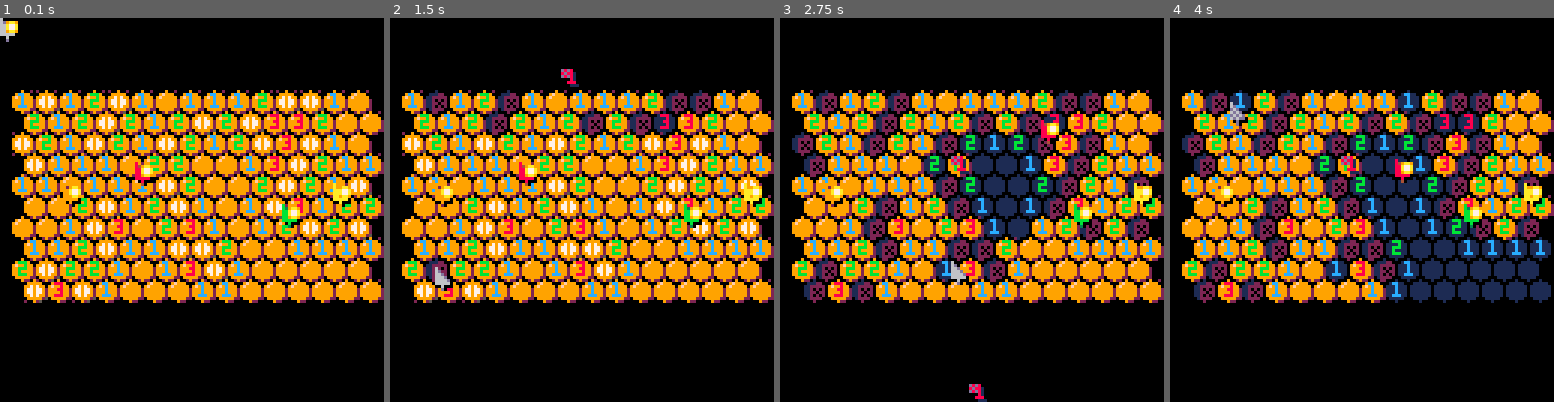
Above: before the commit, frames 1-4 (left to right).
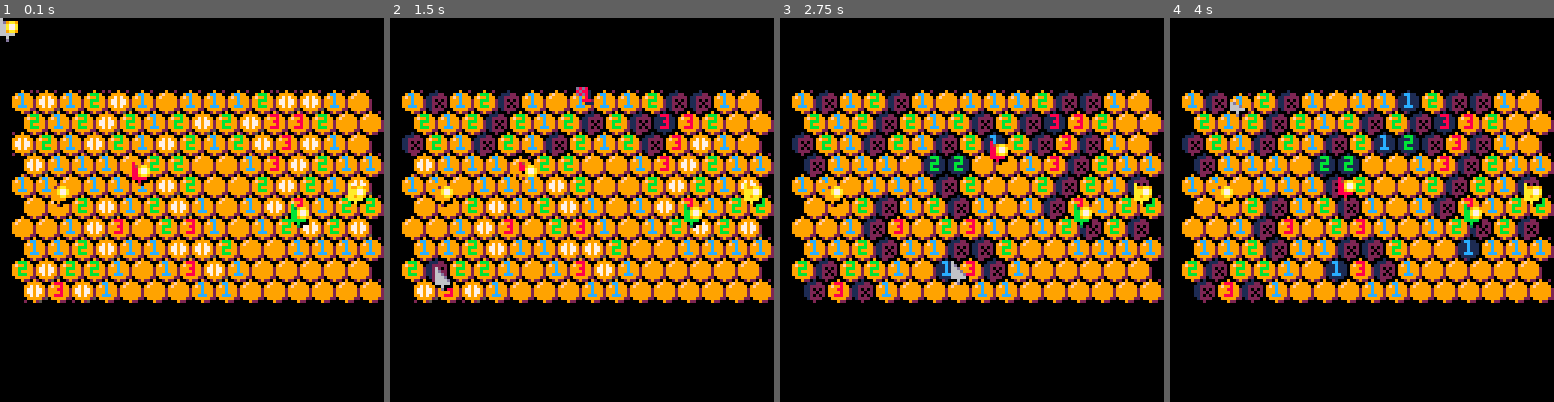
Above: after the commit, the same moments.

Repository: seaspaces27/hivesweeper-p8
Game: PICO-8 cartridge hivesweeper.p8
Two runs of this game, one before a commit and one after it. Both use one fixed random seed, a clock stepped at 60 frames per second and the inputs below.
Inputs (mouse positions are in pixels of both pictures, inside the frame that each line leads up to):
- Up to frame 1 (0.1 s): no input
- Up to frame 2 (1.5 s): tap X (X key) at 0.33, 1.07 s; click (670, 121) at 0.67 s; tap O (Z key) at 0.7 s; click (436, 267) at 1.22 s
- Up to frame 3 (2.75 s): hold Right 1.6-2.1 s; tap O (Z key) at 1.7, 2.1, 2.5 s; click (887, 114) at 1.77 s; tap X (X key) at 1.85 s; hold Up 2.15-2.42 s; click (952, 259) at 2.32 s; hold Right from 2.47 s (still down)
- Up to frame 4 (4 s): click (1404, 106) at 2.87 s; tap O (Z key) at 2.9, 3.3, 3.7 s; tap X (X key) at 2.97 s; release Right at 3.03 s; hold Left 3.08-3.58 s; click (1465, 256) at 3.42 s; hold Down 3.63-3.97 s; click (1231, 102) at 3.97 s

The runs differ from the first frame. In frame 1, 1.1% of the frame differs, in the area x 13-96%, y 37-55%; in frame 2, 1.7%; in frame 3, 4.4%; in frame 4, 10%, in the area x 15-100%, y 18-75%.

Commit message:
primary action happens on button Release instead
60 also fps implemented, tiles now bounce a bit when revealed

Diff:
--- a/hivesweeper.p8
+++ b/hivesweeper.p8
@@ -68,8 +68,10 @@
   plr.prev_hin=plr.hin
   plr.prev_hin=plr.hin
   plr.last_hin=plr.hin
-  plr.a=0plr.b=0plr.ap=0plr.bp=0
+  plr.a=btn(🅾️,plr.pl)plr.b=0plr.ap=0plr.bp=0
+  plr.pressing=nil
   plr.togo=plr.id
+  plr.prev_a=0
   plr.upd=function(s)
    s.hin=tonum(btn(➡️,s.pl))-tonum(btn(⬅️,s.pl))
    s.hinp=tonum(btnp(➡️,s.pl))-tonum(btnp(⬅️,s.pl))
@@ -77,12 +79,15 @@
 	  s.vinp=tonum(btnp(⬇️,s.pl))-tonum(btnp(⬆️,s.pl))
 	  s.prev_hin=s.hin
 	  s.prev_vin=s.vin
+	  plr.prev_a=s.a
 
 	  s.a=btn(🅾️,s.pl)s.b=btn(❎,s.pl)
 	  s.ap=btnp(🅾️,s.pl)s.bp=btnp(❎,s.pl)
 
-	  if s.cooldown==0then
-	   local cl=4
+	  local a_released=(s.prev_a and not s.a)
+	  --if a_released then sfx(20) end
+	  if s.cooldown==0then --move speed
+	   local cl=8
 	  	local adj=neighbours(s.id)
 		 	if s.vin==1 then --down
 		 	 s.togo=transpose(s.id,
@@ -92,7 +97,7 @@
 			 	  (s.last_hin==1and "br")or
 			 	  (s.last_hin==-1and "bl")
 			 	))
-			 	s.cooldown=(s.togo~=s.id)and cl or s.cooldown
+			 	--s.cooldown=(s.togo~=s.id)and cl or s.cooldown
 		 	end
 		 	if s.vin==-1 then --up
 		 	 s.togo=transpose(s.id,
@@ -102,45 +107,70 @@
 			 	  (s.last_hin==1and "tr")or
 			 	  (s.last_hin==-1and "tl")
 			 	))
-			 	s.cooldown=(s.togo~=s.id)and cl or s.cooldown
+			 	--s.cooldown=(s.togo~=s.id)and cl or s.cooldown
 		 	end
 		 	if s.vin==0then--left right
 		 	 s.togo=transpose(s.id,
 		 	  (s.hin==1and "r")or
 		 	  (s.hin==-1and"l")
 		 	 )
-		 	 s.cooldown=(s.togo~=s.id)and cl or s.cooldown
+		 	 --s.cooldown=(s.togo~=s.id)and cl or s.cooldown
 		 	end
 	 	else
 	 	 if(s.cooldown>=1)s.cooldown-=1
 	 	end
+	 	--set cell to pressed
+	 	if s.ap then
+	 	 hives_screen_pos[s.id].pressing=true
+	 	 s.pressing=s.id
+	 	end
+	 	if s.id~=s.togo then --moved
+	 	 local cl=16
+	 	 s.pressing=nil
+	 	 hives_screen_pos[s.id].pressing=nil
+	 	 s.cooldown=(s.togo~=s.id)and cl or s.cooldown
+	 	end
+
+	 	--moved from pressly-set cell
+	 	if s.pressing~=s.id and s.pressing~=nil then
+	 	 --s.pressing=nil
+	 	 --hives_screen_pos[s.id].pressing=nil
+	 	end
 	 	--activate a hidden cell
-	 	if s.ap and flagfield[s.id]==nil then
+	 	if a_released and flagfield[s.id]==nil then
+	 	 s.pressing=nil
+	 	 hives_screen_pos[s.id].pressing=nil
 	 	 if revealed[s.id]==false then
 		 	 if first_call then --first click is safe
 		 	  first_call=false
-		 	  s.first_call=false sfx(12)
-		 	  relocate_bee(s.id)
+		 	  s.first_call=false
+		 	  relocate_bee(s.id)sfx(12)
+		 	 else
+		 	  sfx(13)
 		 	 end
 		 	 local check=mark_hex(s.id,5)
 	  	 check.t=0
 	  	 check:set()
-  	 else--activate neighbours if flags-bee is met
+  	 elseif (s.a or a_released) then--activate neighbours if flags-bee is met
   	  local adj=neighbours(s.id)
   	  local nonflags={}
   	  local flags_near=0
   	  for j=1,#adj do --get flags
   	   if(flagfield[adj[j]]or 0)>0then
   	    flags_near+=1
-  	   else
+  	   elseif revealed[adj[j]]==false then
   	    add(nonflags,adj[j])
   	   end
   	  end
   	  if flags_near==numbers[s.id]then
   	   for j=1,#nonflags do
-  	    local check=mark_hex(nonflags[j],5)
-	  	   check.t=0
-	  	   check:set()
+  	    if a_released then
+	  	    local check=mark_hex(nonflags[j],5)
+		  	   check.t=0
+		  	   check:set()
+	  	   else sfx(3)
+	  	    hives_screen_pos[nonflags[j]].temp_press=true
+	  	   end
   	   end
   	  end
   	 end
@@ -165,15 +195,18 @@
   	end
   	--update last non-zero horizontal input
  	 s.last_hin=s.hin~=0and s.hin or s.last_hin
+	 	s.prev_a=s.a
 
 	 	local cell=hives_screen_pos[s.id]
-	 	s.x+=((cell[1]+3)-s.x)*.4
-	 	s.y+=((cell[2]+3)-s.y)*.7
+	 	s.x+=((cell[1]+3)-s.x)*.35 //.4
+	 	s.y+=((cell[2]+3)-s.y)*.35 //.7
   end
   plr.drw=function(s)
    pal(6,cols[s.c])
    pal(13,cols_shade[s.c])
-   spr(17,s.x,s.y)
+   local id=17
+   if(s.pressing~=nil)id=18
+   spr(id,s.x,s.y)
    color(cols[s.c])
    if s.first_call==true then
     spr(33,s.x,s.y)
@@ -236,23 +269,28 @@
  sfx(4)
 end
 
-function _update()
+function _update60()
  --update mouse
+ pm=mheld prm=mreld
  mx=stat(32)my=stat(33)
  if(mpressed)then mpressed=false
  else if stat(34)==1 and mheld~=1 then
   mpressed=true
   end
  end
- mheld=stat(34)
+ mheld=stat(34)==1
+ a_released=(pm and not mheld)
 
  if(mressed)then mressed=false
- else if stat(34)==2 and mreld~=2 then
+ else if stat(34)==2 and not prm then
   mressed=true
   end
  end
- mreld=stat(34)
-
+ mreld=stat(34)==2
+ b_released=(prm and not mreld)
+
+ --pm=stat(34)==1
+ --prm=stat(34)==1
  --update plr inputs
  for i=1,#players do
   local plr=players[i]
@@ -289,39 +327,75 @@
  if(move_sfx)sfx(5+rnd(4))
 
  --hive interaction
- selecting=nil
+ --selecting=nil
+ --if selecting then
+  --hives_screen_pos[selecting].pressing=nil
+ --end
  for i=1,#hives_screen_pos do
   local cell=hives_screen_pos[i]
   --local mx=plr.x local my=plr.y
   //use id instead?
   if(mx>=cell[1] and mx<cell[1]+8
   and my>=cell[2] and my<cell[2]+8)then
-  	selecting=i
-  	if(mpressed) and revealed[i]==false and flagfield[i]==nil then
+  	--selecting=i
+  	--set cell to pressed
+	 	if mpressed then
+	 		if selecting then
+  	  hives_screen_pos[selecting].pressing=nil
+  	 end
+
+	 	 hives_screen_pos[i].pressing=true
+	 	 --s.pressing=s.id
+	 	 selecting=i
+	 	end
+	 	if false then --moved
+	 	 s.pressing=nil
+	 	 hives_screen_pos[s.id].pressing=nil
+	 	end
+
+	 	--moved from pressly-set cell
+	 	--if s.pressing~=s.id and s.pressing~=nil then
+	 	 --s.pressing=nil
+	 	 --hives_screen_pos[s.id].pressing=nil
+	 	--end
+
+  	if(a_released) and revealed[i]==false and flagfield[i]==nil then
  	  if first_call then --first click is safe
 	 	  first_call=false sfx(12)
 	 	  relocate_bee(i)
+	 	 else
+	 	  sfx(13)
 	 	 end
   	 local check=mark_hex(i,5)
   	 check.t=0
-  	elseif(mpressed)and revealed[i]==true then
+  	elseif(a_released or mheld)and revealed[i]==true then
   	 local adj=neighbours(i)
-  	  local nonflags={}
-  	  local flags_near=0
-  	  for j=1,#adj do --get flags
-  	   if(flagfield[adj[j]]or 0)>0then
-  	    flags_near+=1
-  	   else
-  	    add(nonflags,adj[j])
-  	   end
-  	  end
-  	  if flags_near==numbers[i]then
-  	   for j=1,#nonflags do
-  	    local check=mark_hex(nonflags[j],5)
+ 	  local nonflags={}
+ 	  local flags_near=0
+ 	  for j=1,#adj do --get flags
+ 	   if(flagfield[adj[j]]or 0)>0 then
+ 	    flags_near+=1
+ 	   elseif revealed[adj[j]]==false then
+ 	    add(nonflags,adj[j])
+ 	   end
+ 	  end
+ 	  if flags_near==numbers[i]then
+ 	   for j=1,#nonflags do
+ 	    if a_released then
+	 	    local check=mark_hex(nonflags[j],5)
 	  	   check.t=0
 	  	   check:set()
+  	   else
+  	    hives_screen_pos[nonflags[j]].temp_press=true
   	   end
-  	  end
+ 	   end
+ 	  end
+ 	  if a_released then
+	 	  if selecting then
+	  	  hives_screen_pos[selecting].pressing=nil
+	  	 end
+	  	 selecting=nil
+  	 end
   	elseif(mressed) and revealed[i]==false then
 	   --is a flag already there?
   	 local occupied=false
@@ -382,11 +456,14 @@
   if revealed[i]and mines[i]==true then
    id=6
   end
-  spr(id,cell[1],cell[2])
+  local oy=0
+  if cell.pressing then oy=1 end
+  if cell.temp_press then oy=1cell.temp_press=nil end
+  spr(id,cell[1],cell[2]+oy)
 
   if debug or revealed[i]then
    local txt=(beehive[i]~="b" and numbers[i]) or ""
-	  print(txt,cell[1]+2,cell[2]+1,
+	  print(txt,cell[1]+2,cell[2]+1+oy,
 	  num_cols[numbers[i]])
   end
   //print(beehive[i],cell[1],cell[2],7)
@@ -412,7 +489,7 @@
  --draw mouse
  pal(1,0)
  local id=17
- if(mpressed)id=18
+ if(mheld)id=18
  spr(id,mx,my)
  if first_call==true then
   spr(33,mx,my)
@@ -471,6 +548,7 @@
  mark.full_t=mark.full_t or t
  mark.done=false
  mark.lose_all=true
+ hives_screen_pos[id].pressing=true
  mark.set=function(s)
   local to_reveal=true
   --if cell isnt already revealed
@@ -516,9 +594,11 @@
 	  revealed[s.id]=true
 	  s.done=true sfx(2)
 	 --end
+	 hives_screen_pos[s.id].pressing=nil
 	 del(reveal_que,s)
  end
  mark.upd=function(s)
+  hives_screen_pos[s.id].pressing=nil
   if s.t>1 then
    s.t-=1
   else
@@ -602,14 +682,14 @@
 0070070099999992111111100a070a00000000009979799211202020000777000a11aa1100000000000000000000000000000000000000000000000000000000
 00000000099999220111110000a0a000070007000999992501222200000011100011aa0000000000000000000000000000000000000000000000000000000000
 000000000009220000010000000a0000000700002009250000020000000000000000000000000000000000000000000000000000000000000000000000000000
-00000000600000006000000000040000000000000000000000000000000000000077770000000000000000000000000000000000000000000000000000000000
-006000006d0000006d00000009494900000000000000000000000000000000000077770000000000000000000000000000000000000000000000000000000000
-0066000066d00000d6d0000094949490000000000000000000000000000000000066660000000000000000000000000000000000000000000000000000000000
-00666000666d00006d6d000049494942000000000000000000000000000000000011aa0000000000000000000000000000000000000000000000000000000000
-006d00006666d000d6d6d00094949492000000000000000000000000000000000a11aa1100000000000000000000000000000000000000000000000000000000
-00606000666661006d6dd10049494942000000000000000000000000000000001a11aa1100000000000000000000000000000000000000000000000000000000
-000000000161110001d1110004949420000000000000000000000000000000000a11aa1100000000000000000000000000000000000000000000000000000000
-0000000000d1000000d1000000092000000000000000000000000000000000000011aa0000000000000000000000000000000000000000000000000000000000
+00000000600000006d00000000040000600000000000000000000000000000000077770000000000000000000000000000000000000000000000000000000000
+006000006d000000666d0000094949006d0000000000000000000000000000000077770000000000000000000000000000000000000000000000000000000000
+0066000066d000006666610094949490d6d000000000000000000000000000000066660000000000000000000000000000000000000000000000000000000000
+00666000666d000001611100494949426d6d00000000000000000000000000000011aa0000000000000000000000000000000000000000000000000000000000
+006d00006666d00000d1000094949492d6d6d0000000000000000000000000000a11aa1100000000000000000000000000000000000000000000000000000000
+006060006666610000000000494949426d6dd1000000000000000000000000001a11aa1100000000000000000000000000000000000000000000000000000000
+0000000001611100000000000494942001d111000000000000000000000000000a11aa1100000000000000000000000000000000000000000000000000000000
+0000000000d10000000000000009200000d100000000000000000000000000000011aa0000000000000000000000000000000000000000000000000000000000
 00000000000000000000000000000000000000000000000000000000000000000000000000000000000000000000000000000000000000000000000000000000
 00000000009aa9000009900000000000000000000000000000000000000000000000000000000000000000000000000000000000000000000000000000000000
 0000000000a77a00009a790000000000000000000000000000000000000000000000000000000000000000000000000000000000000000000000000000000000
Not shown, changed: the sound effects (__sfx__) section of hivesweeper.p8
